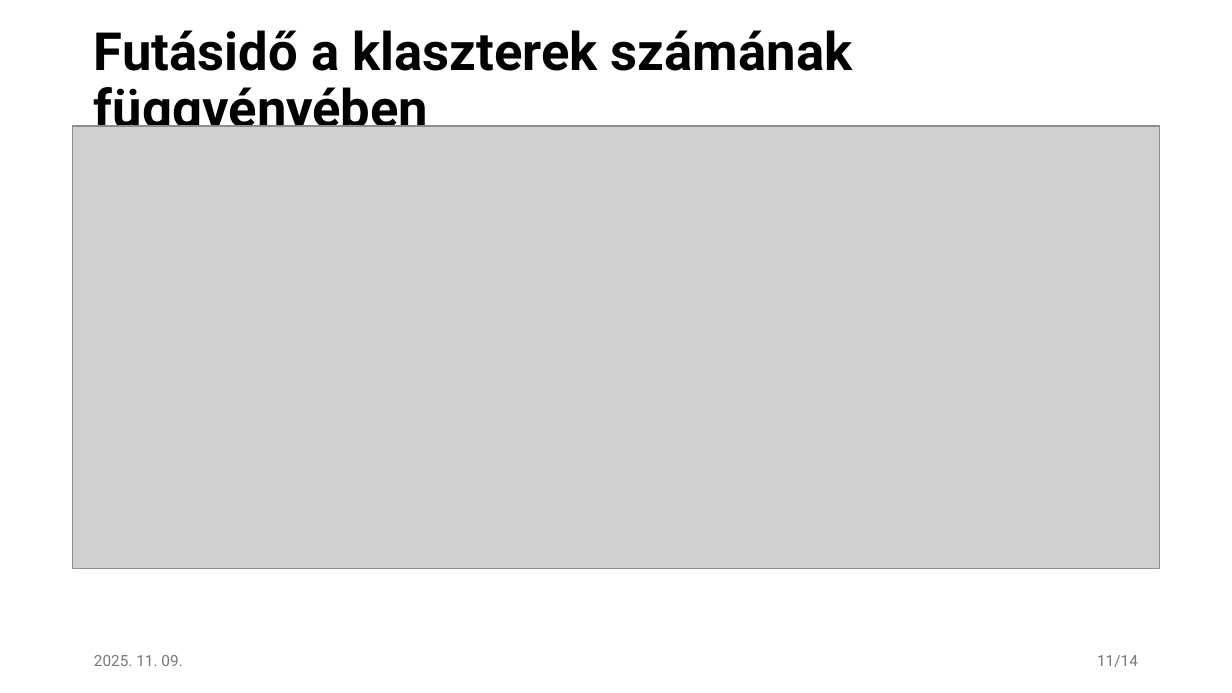
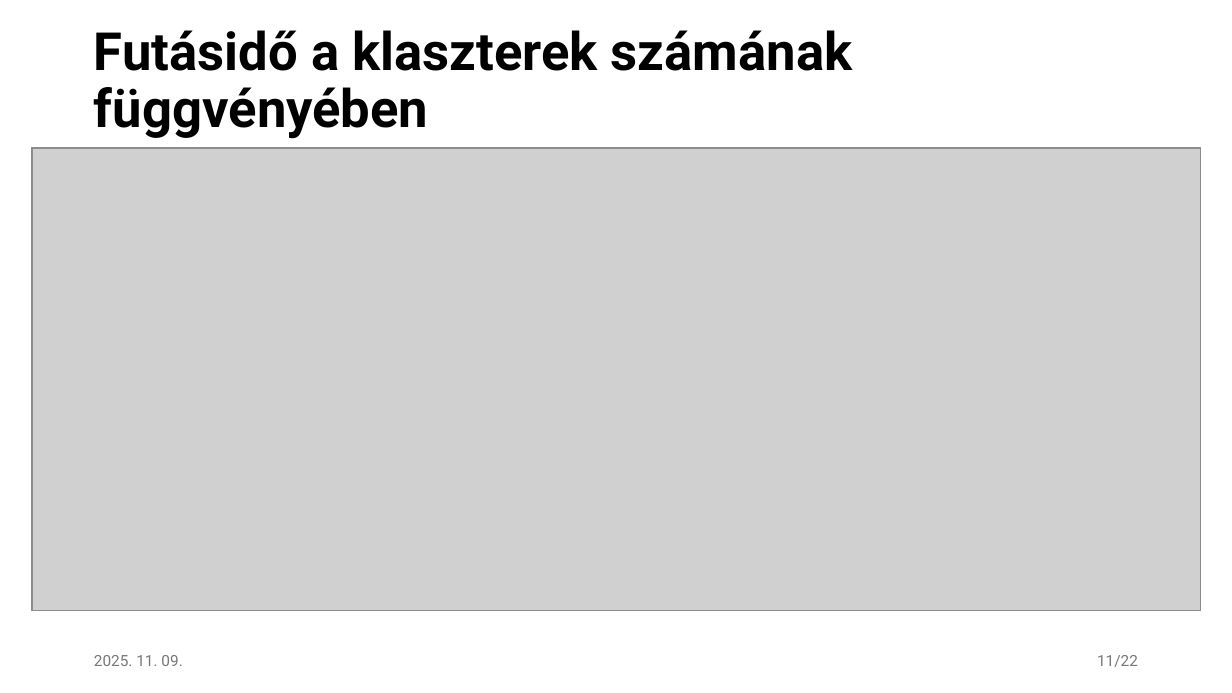
Before and after one commit to czotterbenedek/rag-onlineclustering-optimization, a slide deck: slide 11 of tdk/tdk_v1.pptx. Drawn at 1232x693 pixels with LibreOffice and Linux fonts; fonts in the diff are those of the drawing; grey boxes stand for pictures. Boxes give left, top, right and bottom in pixels: in the first picture for what was removed or moved away, otherwise in the second. Text is boxed around its words. In the diff, an @@ line names an element or a change of style, - is before the commit and + after.

```diff
--- a/tdk/tdk_v1.pptx
+++ b/tdk/tdk_v1.pptx
@@ picture: place and size @@
-picture at (73, 126, 1160, 567)
+picture at (31, 148, 1201, 611)
@@ picture: place and size @@
-picture at (73, 127, 1160, 568)
+picture at (32, 148, 1201, 611)
@@ page number at (1097, 655, 1138, 667): text changed @@
-11/14
+11/22
```
Also in this commit, not shown: 1 other slide changed.
